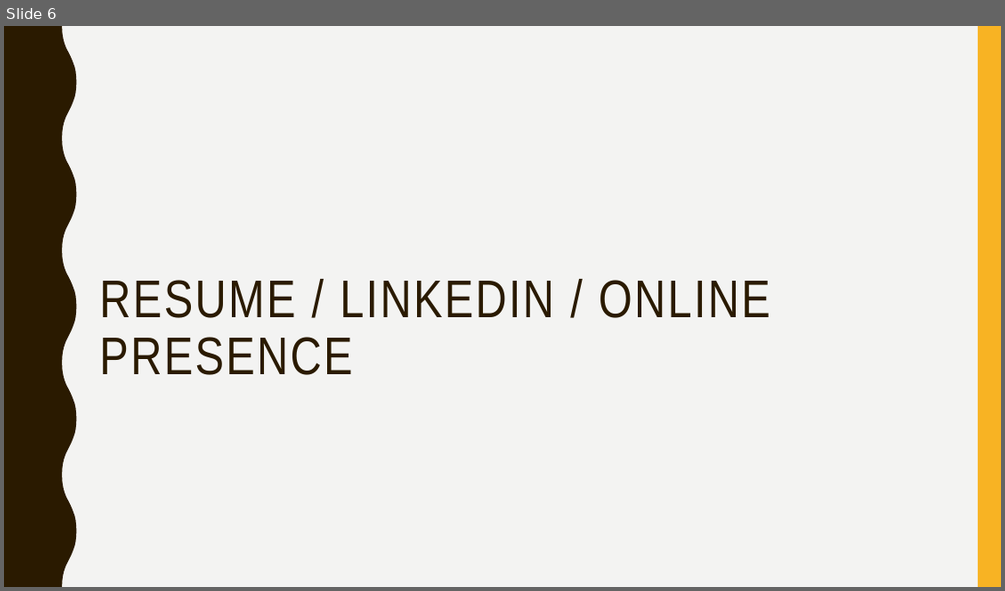
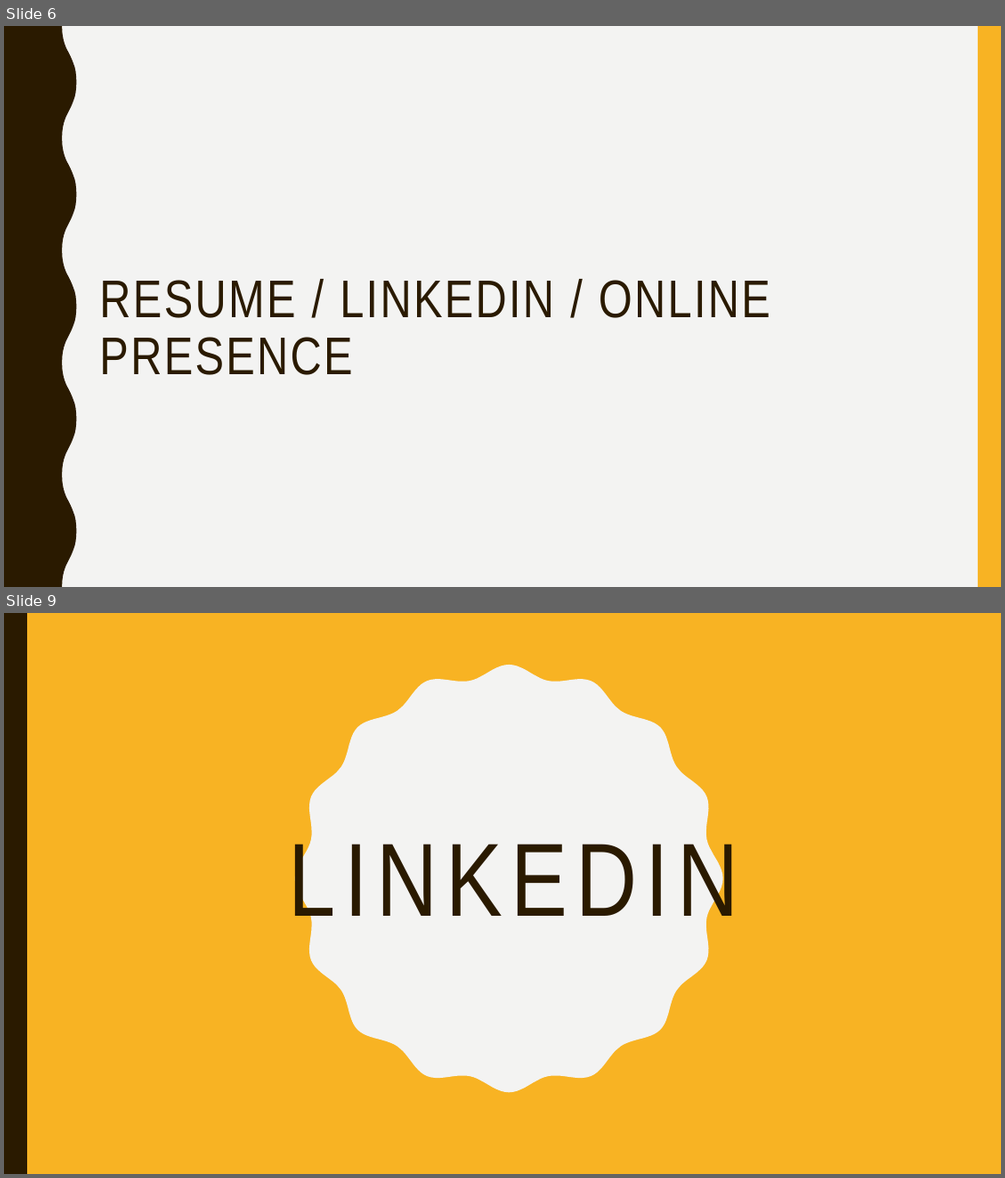
Before and after one commit to lakshmi-intechcode/jng_instr_folder, a slide deck: Job_Stuff/Jng_Job_Prezzie.pptx. Shown one above the other, each under a label of ours: slide 6 before the commit, slides 6 and 9 after it; the slides between them are not shown. The pictures are 1005x591 and 1005x1178 pixels, drawn with LibreOffice and Linux fonts; fonts in the diff are those of the drawing. Boxes give left, top, right and bottom in pixels: in the first picture for what was removed or moved away, otherwise in the second. Text is boxed around its words. In the diff, an @@ line names an element or a change of style, - is before the commit and + after.

```diff
--- a/Job_Stuff/Jng_Job_Prezzie.pptx
+++ b/Job_Stuff/Jng_Job_Prezzie.pptx
@@ slide 9 added at [4, 613, 1001, 1174], background #F8B323 @@
@@ rectangle added at [4, 613, 27, 1174], fill #2A1A00 @@
@@ freeform shape added at [295, 665, 723, 1093], fill #F3F3F2 @@
@@ title added at [289, 832, 739, 934], 100 pt, text #2A1A00 @@
+LINKEDIN
```
Also in this commit, not shown: 1 slide changed, 9 other slides added, 1 slide removed.
